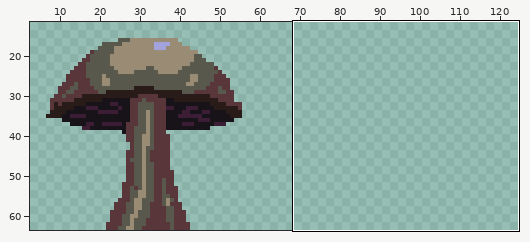
Two versions of one sprite sheet, art/mushroom.png. The first picture is a wide view before the edit; the outline marks the close-up.
Close-up. Before:
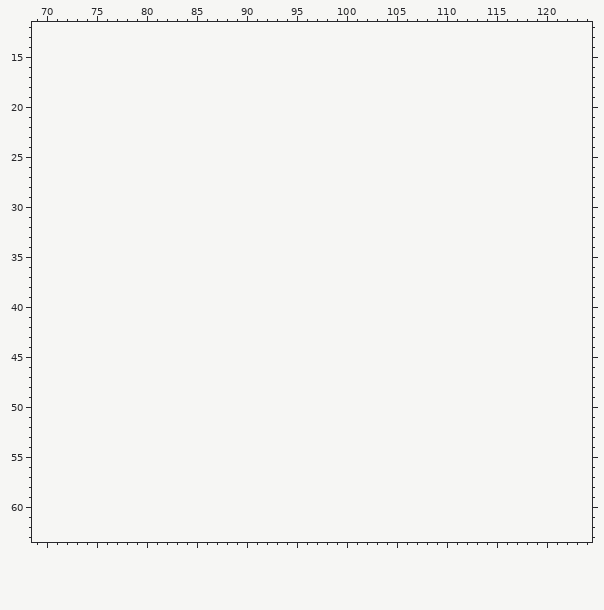
The file is 64x64 pixels. Shown: x 69..124, y 12..63. The old version is drawn lined up with the new one, on the new canvas. The wide view leaves out empty margins.
Once edited:
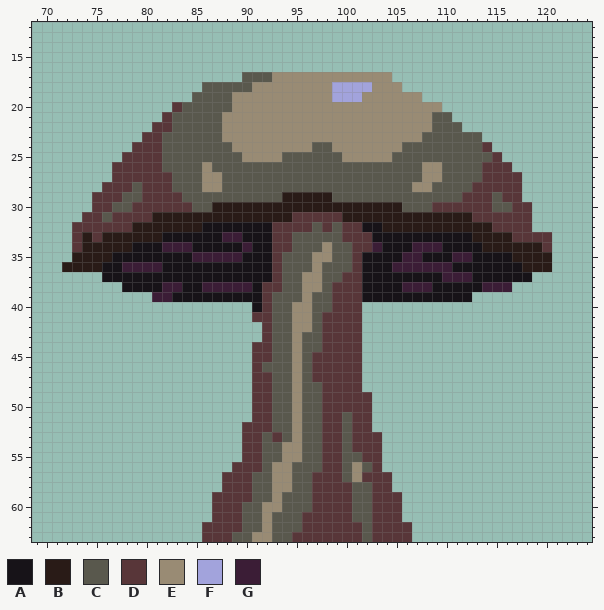
Palette (. is transparent): A #171318  B #291b17  C #59584d  D #583639  E #998b74  F #a2a3dc  G #3b1d36
Diff:
canvas 64x64 -> 128x64
Changed rows in their new state; - is an unchanged pixel.
first column x 72:
17 ------------------CCCEEEEEEEEEEEE----------------
18 --------------CCCCCEEEEEEEEFFFFEEE---------------
19 -------------CCCCEEEEEEEEEEFFFEEEEEE-------------
20 -----------DCCCCCEEEEEEEEEEEEEEEEEEEEE-----------
21 ----------DCCCCCEEEEEEEEEEEEEEEEEEEEECC----------
22 ---------DDCCCCCEEEEEEEEEEEEEEEEEEEEECCC---------
23 --------DDCCCCCCEEEEEEEEEEEEEEEEEEEECCCCCC-------
24 -------DDDCCCCCCCEEEEEEEECCEEEEEEECCCCCCCCD------
25 ------DDDDCCCCCCCCEEEECCCCCCEEEEECCCCCCCCCCD-----
26 -----DDDDDCCCCECCCCCCCCCCCCCCCCCCCCCEECCCCDDD----
27 -----DDDDDDCCCEECCCCCCCCCCCCCCCCCCCCEECCCCDDDD---
28 ----DDDCDDDCCCEECCCCCCCCCCCCCCCCCCCEECCCCDDDDD---
29 ---DDDCCDDDDCCCCCCCCCCBBBBBCCCCCCCCCCCCCDDDCDD---
30 ---DDCCDDDDDDCCBBBBBBBBBBBBBBBBBBBCCCDDDDDDCCDD--
31 --DDCDDDDBBBBBBBBBBBBBBDDDDDBBBBBBBBBBBBBDDDDDD--
32 -DDDDDDBBBBBBBAAAAAAADDDDCDCDDAABBBBBBBBBBBDDDD--
33 -DBDBBBBBBAAAAAAGGAAADDCCCCCDDDAAAAAAAAAABBBBDDDD
34 -DBBBBBAAAGGGAAAAAGAADDCCCECCDDGAAAGGGAAAABBBBBBD
35 -BBBBAAAAAAAAGGGGGAAADCCCEECCDAAAAGGAAAGGAAAABBBB
36 BBBBAAGGGGAAAAAAAAAAADCCCECCCDAAAGGGGGGAAAAAAABBB
37 ----AAAAAAAAAAAAAAAAADCCEECCDDAAAAAAAAGGGAAAAAA--
38 ------AAAAGGAAGGGGGADDCCEECDDDAAAAGGGAAAAAGGG----
39 ---------GGAAAAAAAAADCCCECCDDDAAAAAAAAAAA--------
40 -------------------ADCCEECCDDD-------------------
41 -------------------DDCCEECDDDD-------------------
42 --------------------DCCEECDDDD-------------------
43 --------------------DCCECCDDDD-------------------
44 -------------------DDCCECCDDDD-------------------
45 -------------------DDCCECDDDDD-------------------
46 -------------------DCCCECDDDDD-------------------
47 -------------------DDCCECDDDDD-------------------
48 -------------------DDCCECCDDDD-------------------
49 -------------------DDCCECCDDDDD------------------
50 -------------------DDCCECCDDDDD------------------
51 -------------------DDCCECCDDCDD------------------
52 ------------------DDDCCECCDDCDD------------------
53 ------------------DDCDCECCDDCDDD-----------------
54 ------------------DDCCEECCDDCDDD-----------------
55 ------------------DDCCEECCDDCCDD-----------------
56 -----------------DDDCEECCCDDCECD-----------------
57 ----------------DDDCCEECCDDDCEDDD----------------
58 ----------------DDDCCEECCDDDDCCDD----------------
59 ---------------DDDDCCECCCDDDDCCDDD---------------
60 ---------------DDDCCEECCCDDDDCCDDD---------------
61 ---------------DDDCCECCCDDDDDCCDDD---------------
62 --------------DDDDCCECCCDDDDDDCDDDD--------------
63 --------------DDDCCEECCDDDDDDDCDDDD--------------
